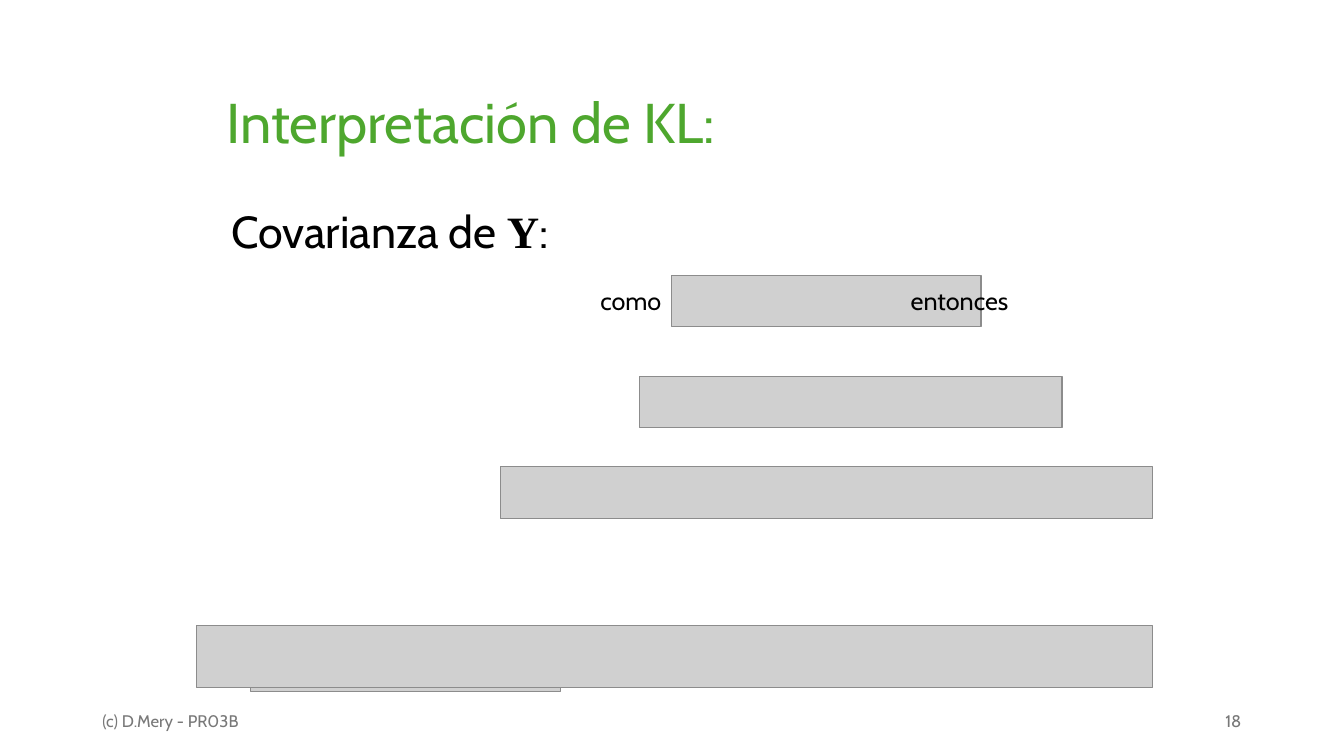
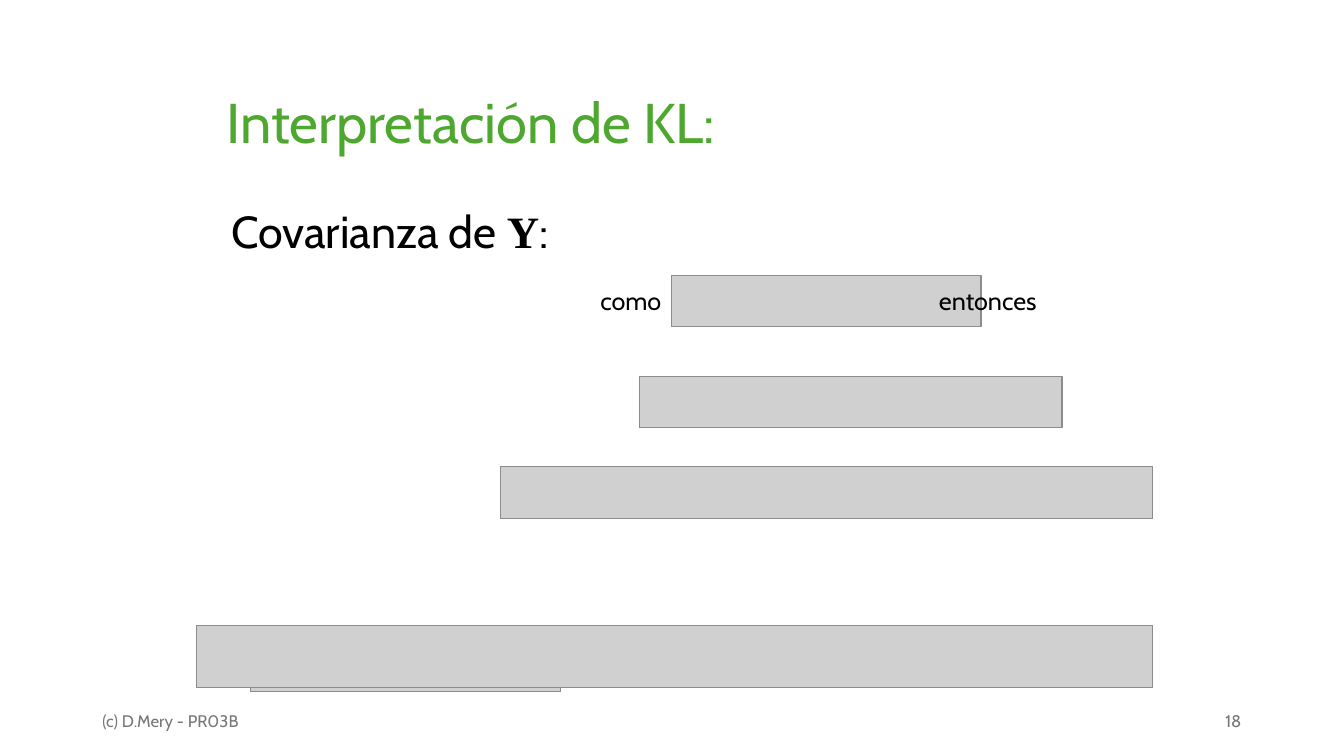
Before and after one commit to domingomery/pr, a slide deck: slide 18 of clases/PR03_Seleccion_de_Caracteristicas/presentaciones/pptx/PR03B_PCA.pptx. Drawn at 1344x756 pixels with LibreOffice and Linux fonts; fonts in the diff are those of the drawing; grey boxes stand for pictures. Boxes give left, top, right and bottom in pixels: in the first picture for what was removed or moved away, otherwise in the second. Text is boxed around its words. In the diff, an @@ line names an element or a change of style, - is before the commit and + after.

```diff
--- a/clases/PR03_Seleccion_de_Caracteristicas/presentaciones/pptx/PR03B_PCA.pptx
+++ b/clases/PR03_Seleccion_de_Caracteristicas/presentaciones/pptx/PR03B_PCA.pptx
@@ text "como entonces" rewrapped from [600,289,1009,316] to [600,289,1037,316] @@
```
Also in this commit, not shown: 1 other slide changed, 1 other file.
